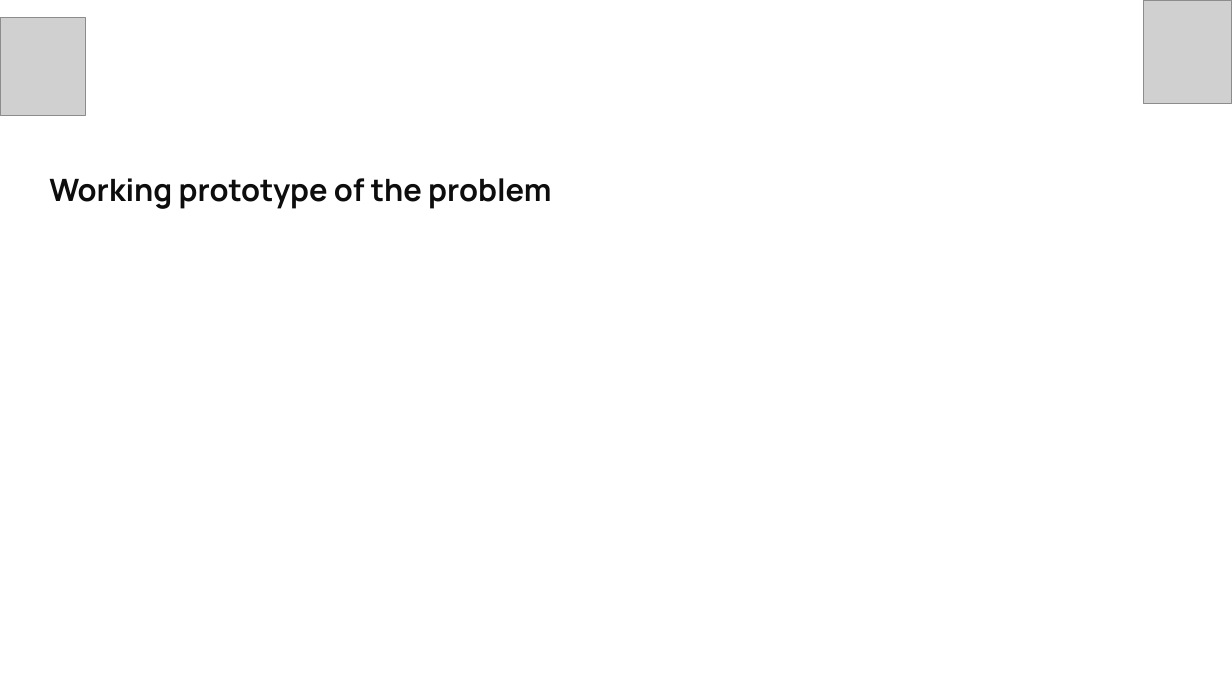
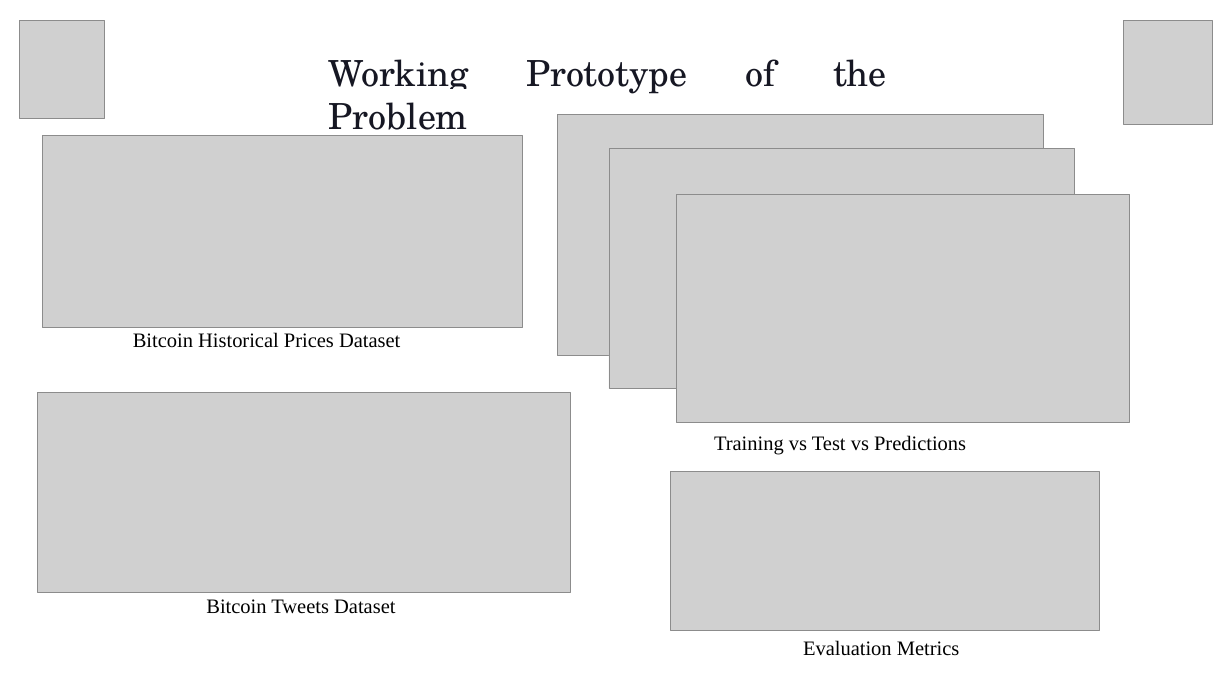
Before and after one commit to Sujay0610/Rapid_Project, a slide deck: slide 8 of docs/Rapid.pptx (slide 6 before the commit). Drawn at 1232x693 pixels with LibreOffice and Linux fonts; fonts in the diff are those of the drawing; grey boxes stand for pictures; background and template pictures are left out. Boxes give left, top, right and bottom in pixels: in the first picture for what was removed or moved away, otherwise in the second. Text is boxed around its words. In the diff, an @@ line names an element or a change of style, - is before the commit and + after.

```diff
--- a/docs/Rapid.pptx
+++ b/docs/Rapid.pptx
@@ picture moved from (x1=0, y1=18, x2=85, y2=116) to (x1=19, y1=20, x2=104, y2=119) @@
@@ picture moved from (x1=1143, y1=0, x2=1232, y2=104) to (x1=1124, y1=20, x2=1213, y2=124) @@
@@ text at (x1=329, y1=59, x2=887, y2=94): text changed; size 24 to 28 pt; font Manrope to TeX Gyre Schola; text colour #0D0D0D to #161723; bold off @@
-Working prototype of the problem
+Working Prototype of the Problem
@@ picture added at (x1=557, y1=115, x2=1043, y2=356) @@
@@ picture added at (x1=43, y1=136, x2=522, y2=328) @@
@@ picture added at (x1=609, y1=148, x2=1075, y2=388) @@
@@ picture added at (x1=677, y1=194, x2=1129, y2=422) @@
@@ text added at (x1=133, y1=332, x2=400, y2=348), 16 pt, text #000000 @@
+Bitcoin Historical Prices Dataset
@@ picture added at (x1=38, y1=392, x2=571, y2=592) @@
@@ text added at (x1=714, y1=435, x2=966, y2=455), 16 pt, text #000000 @@
+Training vs Test vs Predictions
@@ picture added at (x1=671, y1=471, x2=1100, y2=630) @@
@@ text added at (x1=206, y1=599, x2=395, y2=614), 16 pt, text #000000 @@
+Bitcoin Tweets Dataset
@@ text added at (x1=803, y1=640, x2=960, y2=656), 16 pt, text #000000 @@
+Evaluation Metrics
```
Also in this commit, not shown: 6 other slides changed, 6 slides added, 3 slides removed.
